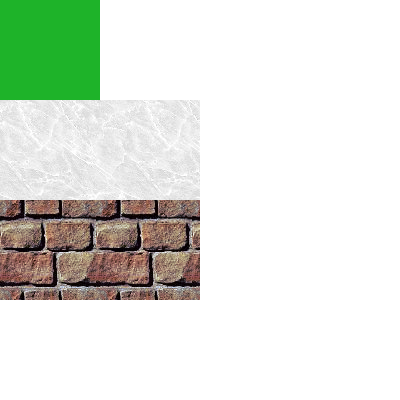
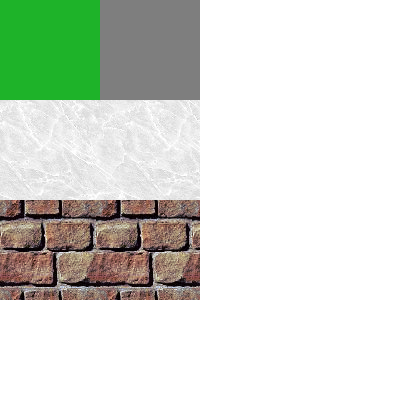
Two versions of the same layered image (400×400). Layer-by-layer changes:
painted on "Hintergrund" over [100, 0, 200, 100]
